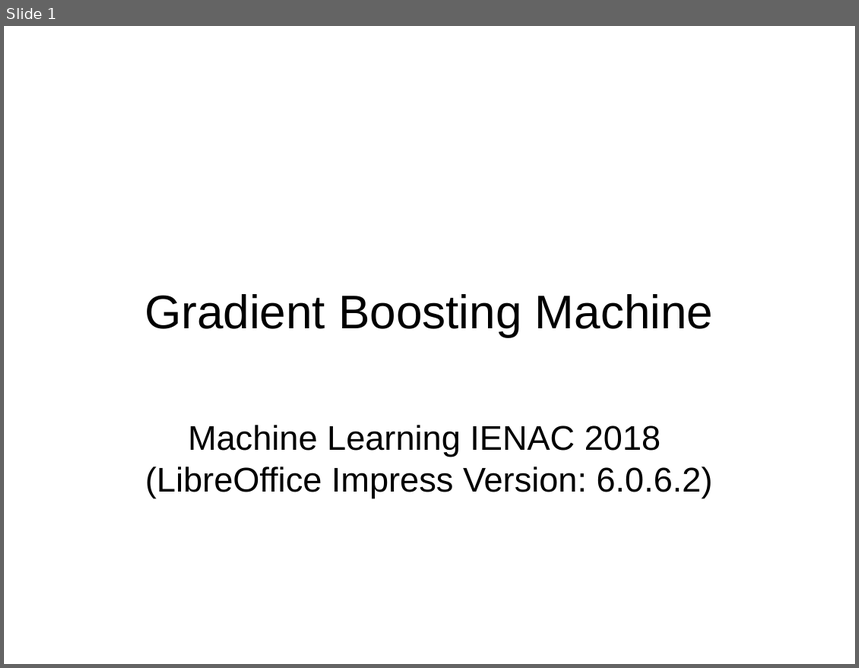
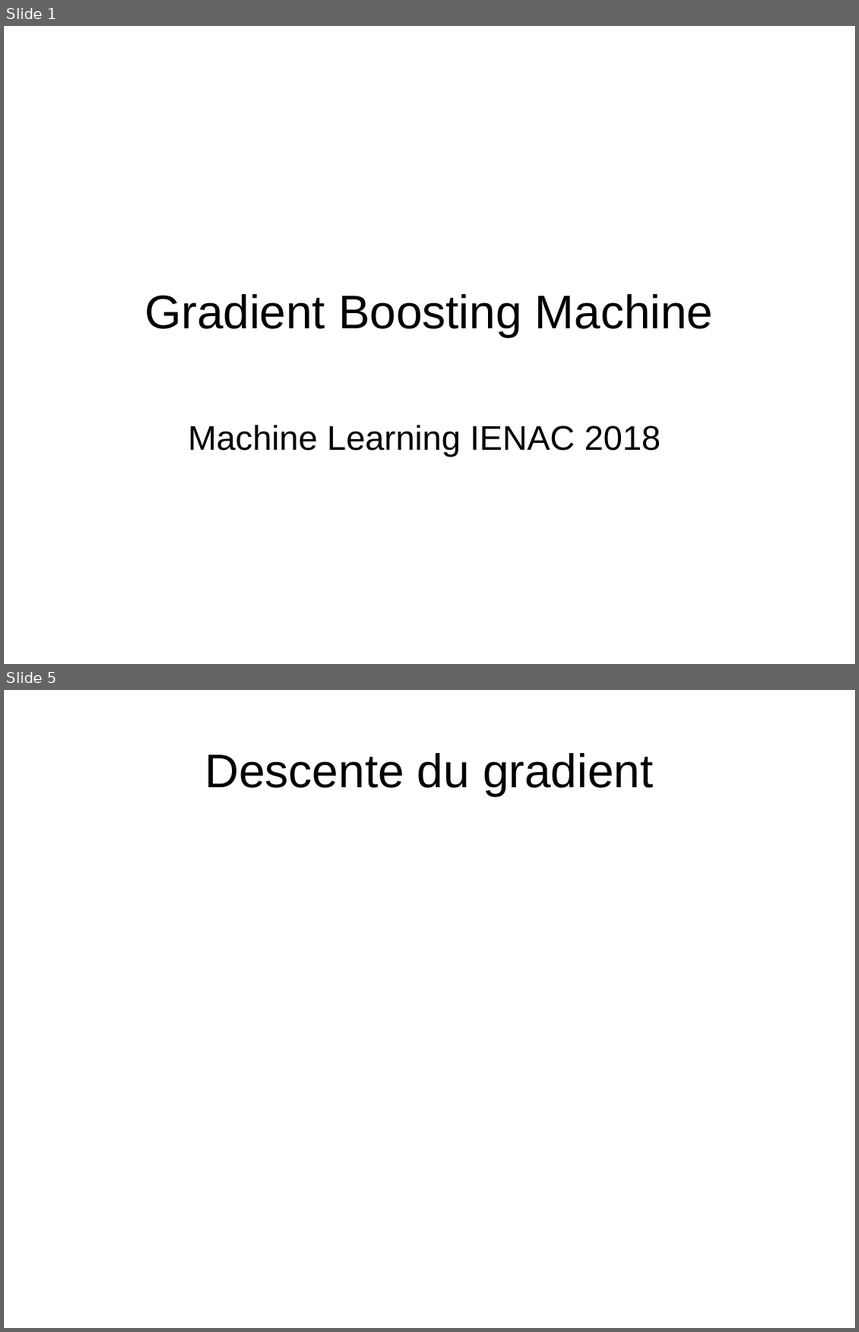
Before and after one commit to kad15/GBM, a slide deck: GBM_andreas.odp. Shown one above the other, each under a label of ours: slide 1 before the commit, slides 1 and 5 after it; the slides between them are not shown. The pictures are 859x668 and 859x1332 pixels, drawn with LibreOffice and Linux fonts; fonts in the diff are those of the drawing; background and template pictures are left out. Boxes give left, top, right and bottom in pixels: in the first picture for what was removed or moved away, otherwise in the second. Text is boxed around its words. In the diff, an @@ line names an element or a change of style, - is before the commit and + after.

```diff
--- a/GBM_andreas.odp
+++ b/GBM_andreas.odp
@@ slide 5 added at (4, 690, 855, 1328), background #FFFFFF @@
@@ title added at (205, 753, 653, 796), 44 pt, text #000000 @@
+Descente du gradient
@@ slide 1 changed as well @@
@@ subtitle at (145, 467, 713, 498): paragraph removed @@
-(LibreOffice Impress Version: 6.0.6.2)
```
Also in this commit, not shown: 6 other slides added, 3 slides removed, 2 other files.
